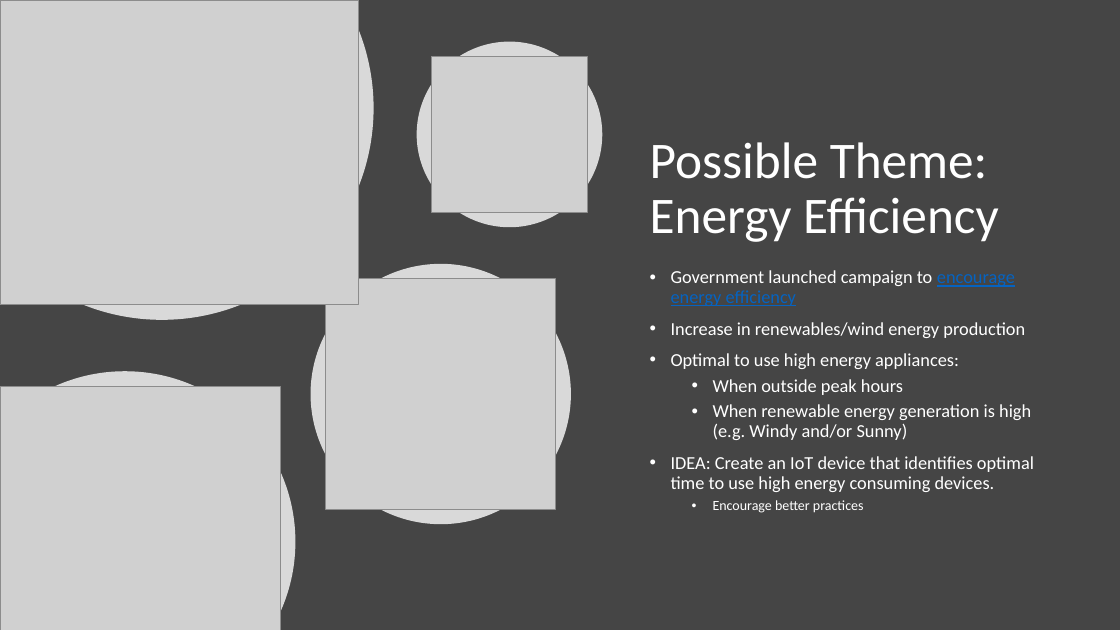
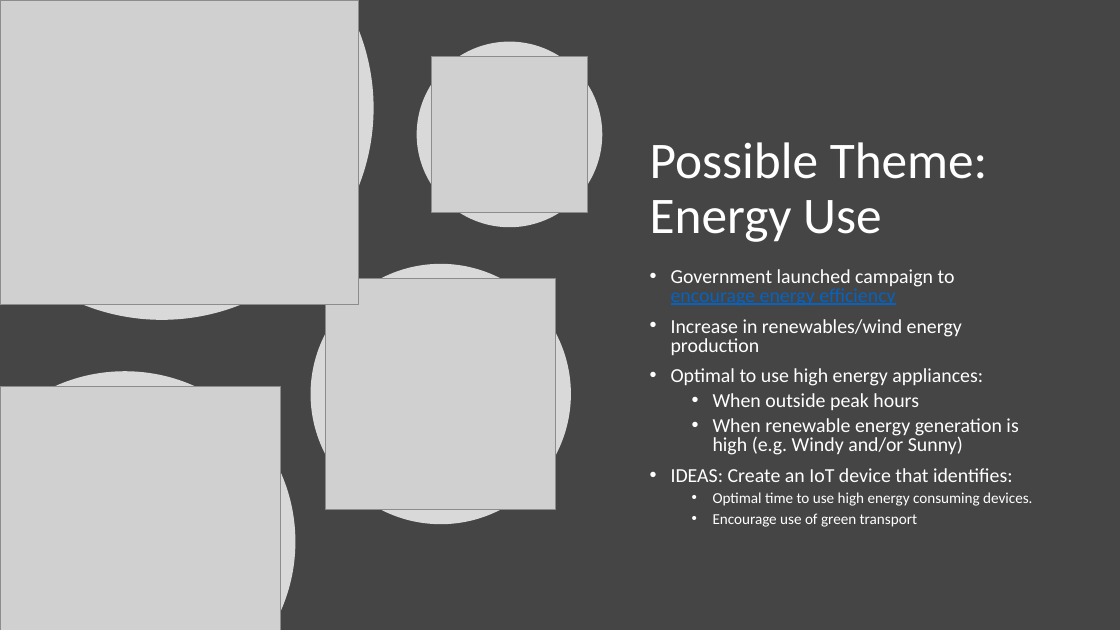
Before and after one commit to fxwalsh/project-2-2023, a slide deck: slide 6 of topic-000-assignment/talk-1-assignment-lab/spec_1.pptx. Drawn at 1120x630 pixels with LibreOffice and Linux fonts; fonts in the diff are those of the drawing; grey boxes stand for pictures. Boxes give left, top, right and bottom in pixels: in the first picture for what was removed or moved away, otherwise in the second. Text is boxed around its words. In the diff, an @@ line names an element or a change of style, - is before the commit and + after.

```diff
--- a/topic-000-assignment/talk-1-assignment-lab/spec_1.pptx
+++ b/topic-000-assignment/talk-1-assignment-lab/spec_1.pptx
@@ title at (x1=650, y1=142, x2=988, y2=242): text changed @@
-Possible Theme: Energy Efficiency
+Possible Theme: Energy Use
@@ text at (x1=671, y1=269, x2=1018, y2=455): size 15.7 to 17 pt in "Government launched campaign to encourage energy efficiency", "Increase in renewables/wind energy production", "Optimal to use high energy appliances:", "When outside peak hours" and 1 more places; line spacing 0.9 to 0.8 @@
@@ text at (x1=671, y1=468, x2=1032, y2=527): text changed; size 15.7 to 13 pt @@
-• IDEA: Create an IoT device that identifies optimal time to use high energy consuming devices.
-  • Encourage better practices
+• IDEAS: Create an IoT device that identifies:
+  • Optimal time to use high energy consuming devices.
+  • Encourage use of green transport
```
Also in this commit, not shown: 2 other files.
